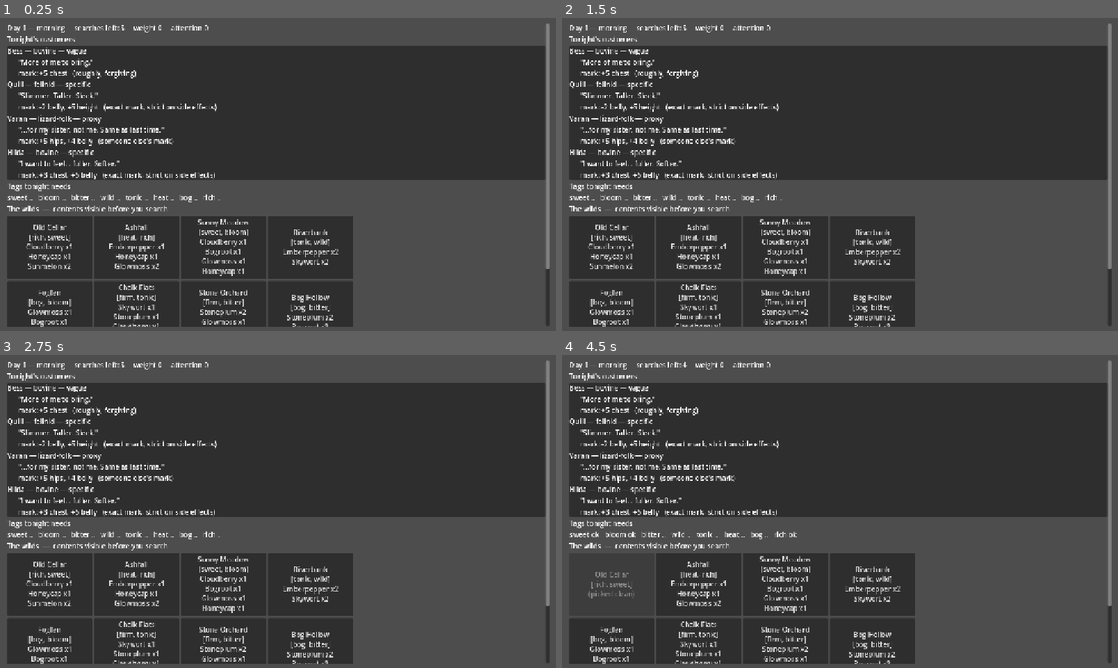
Above: before the commit, frames 1-4 (two rows, left to right).
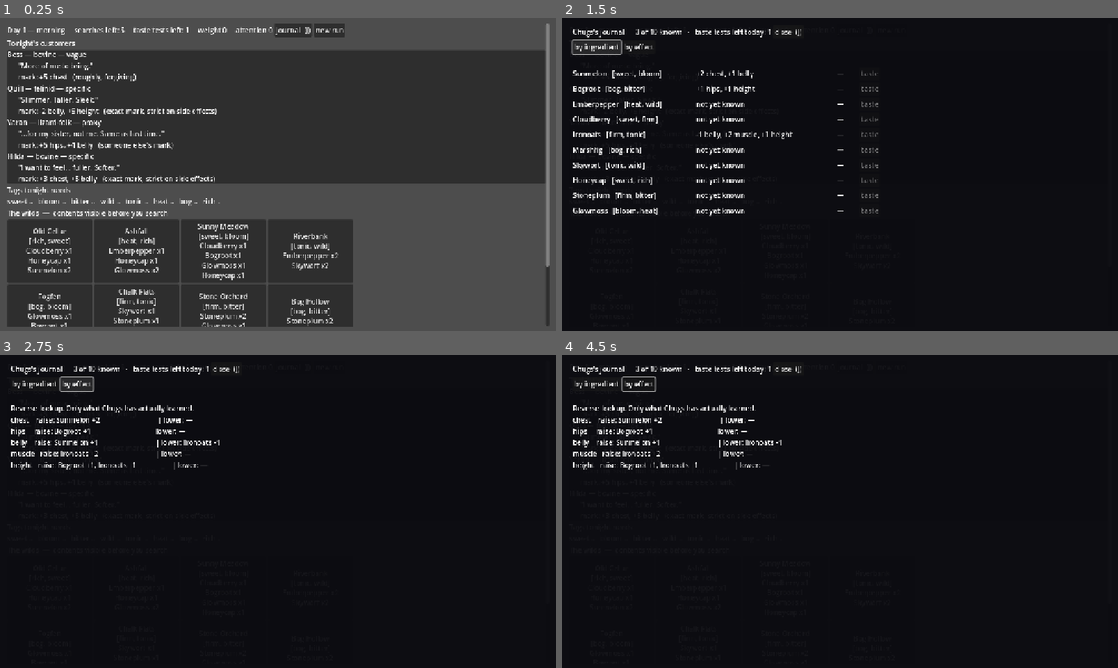
Above: after the commit, the same moments.

Repository: drinkup-productions/moonswill
Game: Godot game, scene res://scenes/boot.tscn
Two runs of this game, one before a commit and one after it. Both use one fixed random seed, a clock stepped at 60 frames per second and the inputs below.
Inputs (mouse positions are in pixels of both pictures, inside the frame that each line leads up to):
- Up to frame 1 (0.25 s): no input
- Up to frame 2 (1.5 s): click (856, 30) at 0.5 s, where only the run after the commit has a clickable "journal (J)"; click (595, 46) at 1.25 s, where only the run after the commit has a clickable "by ingredient"
- Up to frame 3 (2.75 s): click (77, 383) at 2 s, where only the run after the commit has a clickable "by effect"
- Up to frame 4 (4.5 s): click (890, 367) at 2.75 s, where only the run after the commit has a clickable "new run"; click (890, 367) at 3.5 s, where only the run after the commit has a clickable "new run"; click "Old Cellar [rich, sweet] Clou…" at 4.25 s

The runs differ from the first frame. In frame 1, 13% of the frame differs, in the area x 1-99%, y 1-99%; in frame 2, 99%; in frame 3, 99%; in frame 4, 99%, in the area x 0-100%, y 0-100%.

Commit message:
journalUI

Diff:
--- a/godot/scripts/autoload/game.gd
+++ b/godot/scripts/autoload/game.gd
@@ -12,6 +12,7 @@
 const WEIGHT_MAX := 100
 const ATTENTION_MAX := 100
 const WELLWATER_STOCK := 99
+const AUTOSAVE_SLOT := 1
 
 var day: int = 1
 var region: String = "home"
@@ -24,6 +25,7 @@
 var roster: Array = []                  # Array[Patron] — tonight's customers
 var forage: ForageMap = null            # today's spots
 var searches_left: int = 0
+var taste_tests_left: int = 0
 
 
 ## Builds a fresh day: roster, spots, search budget. Called by boot and by
@@ -35,6 +37,7 @@
 		day, spots_offered(), Levels.yield_per_search(), needed_tags(), IngredientDB
 	)
 	searches_left = Levels.searches()
+	taste_tests_left = Levels.taste_tests_per_day()
 	top_up_wellwater()
 	roster_ready.emit(roster)
 	set_phase(Phase.FORAGE)
@@ -67,6 +70,27 @@
 	return out
 
 
+## Targeted discovery. Costs one unit and one of the day's taste tests.
+## Chugs reverts to his state at the start of the test, so nothing sticks —
+## patron-applied effects are not covered and remain permanent. §6.4
+func taste(id: String) -> String:
+	if Journal.knows_ingredient(id):
+		return "Already in the journal."
+	if taste_tests_left <= 0:
+		return "No taste tests left today."
+	if not has_item(id, 1):
+		return "None in the pantry."
+	take_item(id, 1)
+	taste_tests_left -= 1
+	var ing: Ingredient = IngredientDB.get_ingredient(id)
+	Journal.learn_ingredient(id, ing.tags)
+	return "Tasted %s — %s" % [ing.display_name, Attributes.pretty(ing.effect())]
+
+
+func can_taste(id: String) -> bool:
+	return taste_tests_left > 0 and not Journal.knows_ingredient(id) and has_item(id, 1)
+
+
 func top_up_wellwater() -> void:
 	inventory["wellwater"] = maxi(int(inventory.get("wellwater", 0)), WELLWATER_STOCK)
 
@@ -92,6 +116,7 @@
 	stock_today.clear()
 	day_advanced.emit(day)
 	start_day()
+	Save.save_game(AUTOSAVE_SLOT)
 
 
 func add_weight(n: int) -> void:
@@ -129,6 +154,7 @@
 	return inventory.get(id, 0) >= n
 
 
+## Wipes the run and the journal. A fresh save means fresh discovery. §6.15
 func reset_run() -> void:
 	day = 1
 	region = "home"
@@ -136,4 +162,6 @@
 	attention = 0
 	inventory.clear()
 	stock_today.clear()
+	Journal.reset()
+	Journal.seed_starter()
 	start_day()
--- a/godot/scripts/autoload/journal.gd
+++ b/godot/scripts/autoload/journal.gd
@@ -3,6 +3,10 @@
 ## Design ref: docs/design.md §6.15
 
 signal entry_learned(kind: String, id: String)
+
+## What a fresh save already knows, so the notebook starts about a third
+## filled rather than empty. §6.15
+const STARTER := ["sunmelon", "bogroot", "ironoats"]
 
 var known_ingredients: Dictionary = {}   # String -> true
 var known_tags: Dictionary = {}          # String -> true
@@ -25,6 +29,22 @@
 	return known_tags.has(id)
 
 
+func known_count() -> int:
+	return known_ingredients.size()
+
+
+func total_ingredients() -> int:
+	return maxi(1, IngredientDB.all.size() - 1)   # wellwater has no effect
+
+
+## Called on a brand-new run only. Loaded saves carry their own journal.
+func seed_starter() -> void:
+	for id in STARTER:
+		var ing: Ingredient = IngredientDB.get_ingredient(id)
+		if ing != null:
+			learn_ingredient(id, ing.tags)
+
+
 func serialize() -> Dictionary:
 	return {
 		"ingredients": known_ingredients.keys(),
--- a/godot/scripts/boot.gd
+++ b/godot/scripts/boot.gd
@@ -1,14 +1,19 @@
 extends Node
-## Entry point. Validates autoloads, builds the first day, hands off to forage.
+## Entry point. Resumes the autosave if there is one, otherwise starts fresh.
 
 const FORAGE_SCENE := "res://scenes/forage/forage.tscn"
 
 
 func _ready() -> void:
 	assert(Game != null and Save != null and Journal != null and Levels != null)
-	print("Moonswill — boot ok. Level %d, %d searches, %d patrons tonight." % [
-		Levels.level, Levels.searches(), Game.patron_count()
-	])
-	Game.start_day()
+
+	if Save.has_save(Game.AUTOSAVE_SLOT):
+		Save.load_game(Game.AUTOSAVE_SLOT)
+		print("Moonswill — resumed day %d." % Game.day)
+	else:
+		Journal.seed_starter()
+		print("Moonswill — new run. Level %d, %d searches." % [Levels.level, Levels.searches()])
+
+	Game.start_day()   # roster and spots are rebuilt, not saved
 	# Later: swap to res://scenes/main_menu.tscn here.
 	get_tree().change_scene_to_file(FORAGE_SCENE)
--- a/godot/scripts/brew.gd
+++ b/godot/scripts/brew.gd
@@ -10,7 +10,7 @@
 var served := 0
 var total := 0
 var locked := false
-var view := "ingredient"
+var journal_ui: JournalUI
 
 var status_lbl: Label
 var name_lbl: Label
@@ -21,8 +21,6 @@
 var shelf_grid: GridContainer
 var vat_box: HBoxContainer
 var result_lbl: RichTextLabel
-var journal_grid: GridContainer
-var known_lbl: Label
 
 
 func _ready() -> void:
@@ -41,6 +39,20 @@
 	l.text = text
 	parent.add_child(l)
 	return l
+
+
+func _ensure_journal() -> void:
+	if journal_ui == null:
+		journal_ui = JournalUI.new()
+		add_child(journal_ui)
+
+
+func _toggle_journal() -> void:
+	_ensure_journal()
+	if journal_ui.is_open():
+		journal_ui.close()
+	else:
+		journal_ui.open()
 
 
 func _start_night() -> void:
@@ -179,7 +191,7 @@
 			Levels.level, Levels.searches(), Levels.yield_per_search()
 		]
 	Game.add_weight(served)     # placeholder until the feast drives this (§6.10)
-	Game.advance_day()          # builds tomorrow's roster and spots, phase -> FORAGE
+	Game.advance_day()          # builds tomorrow, autosaves, phase -> FORAGE
 	result_lbl.text = msg
 	request_lbl.text = ""
 	note_lbl.text = "Journal kept. Progress kept. Stock carries. Press R for the morning."
@@ -202,7 +214,13 @@
 	var col := VBoxContainer.new()
 	margin.add_child(col)
 
-	status_lbl = _label(col, "")
+	var head := HBoxContainer.new()
+	col.add_child(head)
+	status_lbl = _label(head, "")
+	var j_btn := Button.new()
+	j_btn.text = "journal  (J)"
+	j_btn.pressed.connect(_toggle_journal)
+	head.add_child(j_btn)
 
 	var card := PanelContainer.new()
 	col.add_child(card)
@@ -246,67 +264,16 @@
 	result_lbl.custom_minimum_size = Vector2(0, 90)
 	col.add_child(result_lbl)
 
-	var jrow := HBoxContainer.new()
-	col.add_child(jrow)
-	_label(jrow, "Chugs's journal")
-	known_lbl = _label(jrow, "")
-	var ing_btn := Button.new()
-	ing_btn.text = "by ingredient"
-	ing_btn.pressed.connect(func() -> void:
-		view = "ingredient"
-		_refresh_journal()
-	)
-	jrow.add_child(ing_btn)
-	var eff_btn := Button.new()
-	eff_btn.text = "by effect"
-	eff_btn.pressed.connect(func() -> void:
-		view = "effect"
-		_refresh_journal()
-	)
-	jrow.add_child(eff_btn)
-
-	journal_grid = GridContainer.new()
-	journal_grid.columns = 2
-	col.add_child(journal_grid)
-	_refresh_journal()
-
-
-func _refresh_journal() -> void:
-	_clear(journal_grid)
-	known_lbl.text = "%d of %d known" % [
-		Journal.known_ingredients.size(), IngredientDB.all.size() - 1
-	]
-
-	if view == "ingredient":
-		for id in IngredientDB.all.keys():
-			if IngredientDB.is_diluent(id):
-				continue
-			var ing: Ingredient = IngredientDB.get_ingredient(id)
-			var known := Journal.knows_ingredient(id)
-			var txt := Attributes.pretty(ing.effect()) if known else "not yet known"
-			_label(journal_grid, "%s — %s" % [ing.display_name, txt])
-	else:
-		for a in Attributes.LIST:
-			var up: Array[String] = []
-			var down: Array[String] = []
-			for id in IngredientDB.all.keys():
-				if not Journal.knows_ingredient(id):
-					continue
-				var v: int = IngredientDB.get_ingredient(id).effect()[a]
-				if v > 0:
-					up.append("%s +%d" % [id, v])
-				if v < 0:
-					down.append("%s %d" % [id, v])
-			_label(journal_grid, "%s   raise: %s   |   lower: %s" % [
-				a,
-				", ".join(up) if not up.is_empty() else "—",
-				", ".join(down) if not down.is_empty() else "—",
-			])
-
 
 func _input(event: InputEvent) -> void:
-	if event is InputEventKey and event.pressed and event.keycode == KEY_R:
-		if Game.phase == Game.Phase.FORAGE:
-			get_tree().change_scene_to_file(FORAGE_SCENE)
-		else:
-			get_tree().reload_current_scene()
+	if event is InputEventKey and event.pressed and not event.echo:
+		if journal_ui != null and journal_ui.is_open():
+			return
+		if event.keycode == KEY_J:
+			_toggle_journal()
+			get_viewport().set_input_as_handled()
+		elif event.keycode == KEY_R:
+			if Game.phase == Game.Phase.FORAGE:
+				get_tree().change_scene_to_file(FORAGE_SCENE)
+			else:
+				get_tree().reload_current_scene()
--- a/godot/scripts/forage.gd
+++ b/godot/scripts/forage.gd
@@ -9,6 +9,7 @@
 var pantry_lbl: RichTextLabel
 var hint_lbl: Label
 var open_btn: Button
+var journal_ui: JournalUI
 
 
 func _ready() -> void:
@@ -46,6 +47,26 @@
 		if ing != null and ing.tags.has(t):
 			return true
 	return false
+
+
+func _ensure_journal() -> void:
+	if journal_ui == null:
+		journal_ui = JournalUI.new()
+		add_child(journal_ui)
+
+
+func _toggle_journal() -> void:
+	_ensure_journal()
+	if journal_ui.is_open():
+		journal_ui.close()
+	else:
+		journal_ui.open()
+
+
+func _on_new_run() -> void:
+	Save.delete_save(Game.AUTOSAVE_SLOT)
+	Game.reset_run()
+	_refresh()
 
 
 func _on_search(p_id: int) -> void:
@@ -67,9 +88,18 @@
 	get_tree().change_scene_to_file("res://scenes/brew/brew.tscn")
 
 
+func _input(event: InputEvent) -> void:
+	if event is InputEventKey and event.pressed and not event.echo:
+		if journal_ui != null and journal_ui.is_open():
+			return
+		if event.keycode == KEY_J:
+			_toggle_journal()
+			get_viewport().set_input_as_handled()
+
+
 func _refresh() -> void:
-	status_lbl.text = "Day %d — morning     searches left: %d     weight %d     attention %d" % [
-		Game.day, Game.searches_left, Game.weight, Game.attention
+	status_lbl.text = "Day %d — morning     searches left: %d     taste tests left: %d     weight %d     attention %d" % [
+		Game.day, Game.searches_left, Game.taste_tests_left, Game.weight, Game.attention
 	]
 	_refresh_customers()
 	_refresh_coverage()
@@ -162,7 +192,17 @@
 	col.size_flags_horizontal = Control.SIZE_EXPAND_FILL
 	scroll.add_child(col)
 
-	status_lbl = _label(col, "")
+	var head := HBoxContainer.new()
+	col.add_child(head)
+	status_lbl = _label(head, "")
+	var j_btn := Button.new()
+	j_btn.text = "journal  (J)"
+	j_btn.pressed.connect(_toggle_journal)
+	head.add_child(j_btn)
+	var new_btn := Button.new()
+	new_btn.text = "new run"
+	new_btn.pressed.connect(_on_new_run)
+	head.add_child(new_btn)
 
 	_label(col, "Tonight's customers")
 	var card := PanelContainer.new()
--- /dev/null
+++ b/godot/scripts/ui/journal_ui.gd
@@ -0,0 +1,190 @@
+class_name JournalUI
+extends CanvasLayer
+## Chugs's notebook. Diegetic, persistent, two views. §6.15
+## An overlay, so opening it never costs the scene beneath its state.
+
+signal closed()
+
+var root: Control
+var body: VBoxContainer
+var count_lbl: Label
+var status_lbl: Label
+var view := "ingredient"
+var _open := false
+
+
+func _ready() -> void:
+	layer = 10
+	_build()
+	visible = false
+
+
+func is_open() -> bool:
+	return _open
+
+
+func open() -> void:
+	_open = true
+	visible = true
+	_refresh()
+
+
+func close() -> void:
+	_open = false
+	visible = false
+	closed.emit()
+
+
+func _clear(parent: Node) -> void:
+	for c in parent.get_children():
+		parent.remove_child(c)
+		c.queue_free()
+
+
+func _on_close() -> void:
+	close()
+
+
+func _on_taste(id: String) -> void:
+	status_lbl.text = Game.taste(id)
+	_refresh()
+
+
+func _unhandled_input(event: InputEvent) -> void:
+	if not _open:
+		return
+	if event is InputEventKey and event.pressed and not event.echo:
+		if event.keycode == KEY_J or event.keycode == KEY_ESCAPE:
+			close()
+			get_viewport().set_input_as_handled()
+
+
+func _refresh() -> void:
+	count_lbl.text = "     %d of %d known   ·   taste tests left today: %d" % [
+		Journal.known_count(), Journal.total_ingredients(), Game.taste_tests_left
+	]
+	_clear(body)
+	if view == "ingredient":
+		_ingredient_view()
+	else:
+		_effect_view()
+
+
+func _ingredient_view() -> void:
+	for id in IngredientDB.all.keys():
+		if IngredientDB.is_diluent(id):
+			continue
+		var ing: Ingredient = IngredientDB.get_ingredient(id)
+		var known := Journal.knows_ingredient(id)
+		var held: int = int(Game.inventory.get(id, 0))
+
+		var row := HBoxContainer.new()
+		body.add_child(row)
+
+		var name_l := Label.new()
+		name_l.text = "%s   [%s]" % [ing.display_name, ing.tags_text()]
+		name_l.custom_minimum_size = Vector2(280, 0)
+		row.add_child(name_l)
+
+		var eff_l := Label.new()
+		eff_l.text = Attributes.pretty(ing.effect()) if known else "not yet known"
+		eff_l.custom_minimum_size = Vector2(320, 0)
+		row.add_child(eff_l)
+
+		var held_l := Label.new()
+		held_l.text = "x%d" % held if held > 0 else "—"
+		held_l.custom_minimum_size = Vector2(48, 0)
+		row.add_child(held_l)
+
+		var taste_btn := Button.new()
+		taste_btn.text = "taste"
+		taste_btn.disabled = not Game.can_taste(id)
+		taste_btn.pressed.connect(_on_taste.bind(id))
+		row.add_child(taste_btn)
+
+
+func _effect_view() -> void:
+	var note := Label.new()
+	note.text = "Reverse lookup. Only what Chugs has actually learned."
+	body.add_child(note)
+	for a in Attributes.LIST:
+		var up: Array[String] = []
+		var down: Array[String] = []
+		for id in IngredientDB.all.keys():
+			if not Journal.knows_ingredient(id):
+				continue
+			var ing: Ingredient = IngredientDB.get_ingredient(id)
+			var v: int = ing.effect()[a]
+			if v > 0:
+				up.append("%s +%d" % [ing.display_name, v])
+			if v < 0:
+				down.append("%s %d" % [ing.display_name, v])
+		var l := Label.new()
+		l.text = "%-8s raise: %-42s | lower: %s" % [
+			a,
+			", ".join(up) if not up.is_empty() else "—",
+			", ".join(down) if not down.is_empty() else "—",
+		]
+		body.add_child(l)
+
+
+func _build() -> void:
+	root = Control.new()
+	root.set_anchors_preset(Control.PRESET_FULL_RECT)
+	root.mouse_filter = Control.MOUSE_FILTER_STOP
+	add_child(root)
+
+	var bg := ColorRect.new()
+	bg.set_anchors_preset(Control.PRESET_FULL_RECT)
+	bg.color = Color(0.04, 0.04, 0.06, 0.95)
+	root.add_child(bg)
+
+	var margin := MarginContainer.new()
+	margin.set_anchors_preset(Control.PRESET_FULL_RECT)
+	margin.add_theme_constant_override("margin_left", 24)
+	margin.add_theme_constant_override("margin_top", 16)
+	margin.add_theme_constant_override("margin_right", 24)
+	margin.add_theme_constant_override("margin_bottom", 16)
+	root.add_child(margin)
+
+	var col := VBoxContainer.new()
+	margin.add_child(col)
+
+	var head := HBoxContainer.new()
+	col.add_child(head)
+	var title := Label.new()
+	title.text = "Chugs's journal"
+	head.add_child(title)
+	count_lbl = Label.new()
+	head.add_child(count_lbl)
+	var close_btn := Button.new()
+	close_btn.text = "close  (J)"
+	close_btn.pressed.connect(_on_close)
+	head.add_child(close_btn)
+
+	var tabs := HBoxContainer.new()
+	col.add_child(tabs)
+	var tab_ing := Button.new()
+	tab_ing.text = "by ingredient"
+	tab_ing.pressed.connect(func() -> void:
+		view = "ingredient"
+		_refresh()
+	)
+	tabs.add_child(tab_ing)
+	var tab_eff := Button.new()
+	tab_eff.text = "by effect"
+	tab_eff.pressed.connect(func() -> void:
+		view = "effect"
+		_refresh()
+	)
+	tabs.add_child(tab_eff)
+
+	status_lbl = Label.new()
+	col.add_child(status_lbl)
+
+	var scroll := ScrollContainer.new()
+	scroll.size_flags_vertical = Control.SIZE_EXPAND_FILL
+	col.add_child(scroll)
+	body = VBoxContainer.new()
+	body.size_flags_horizontal = Control.SIZE_EXPAND_FILL
+	scroll.add_child(body)
Not shown, changed: docs/MOONSWILL HANDOFF.md
